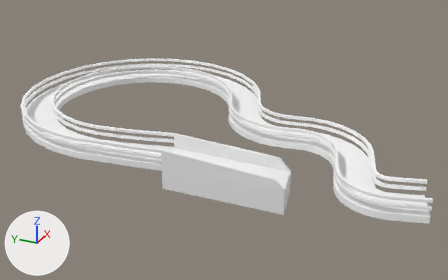
The FBX model resources/pinball_ramp.fbx as it was, and as the next commit left it.
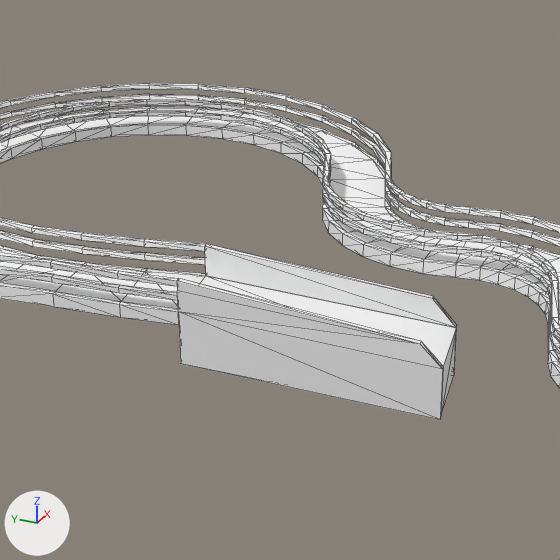
Old and new are each drawn whole from a 50 mm lens placed at (-31.78, -11.99, 14.4), pointed at (-2.47, 1.2, -0.25) and again close up on the part from 18% to 76% of the width and 7% to 100% of the height. Lighting does not change. The marker at lower left points along +X, +Y and +Z. The last two pictures show the newer version. The close-ups show mesh edges as thin lines. Where no turn or scale is listed for an object, it has been applied to the vertices. Vertices at exactly the same position are counted once.

Before the edit, the objects in view are built like this:
```python
me_mesh = bpy.data.meshes.new('Mesh')
me_mesh.from_pydata(...)  # 1346 vertices, 2468 faces; spans x -6.9..6.9, y -17.1..6.9, z -2.7..0.9
me_mesh.materials.append(mat_material__21)  # white #ffffff
ob_circle008 = bpy.data.objects.new('Circle008', me_mesh)
ob_circle008.location = (-2.42, 6.41, 0.83)
```
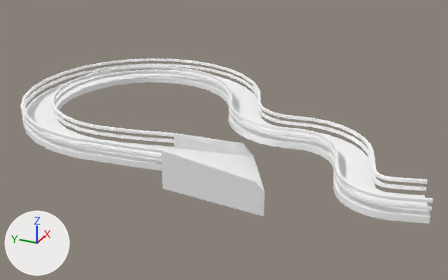
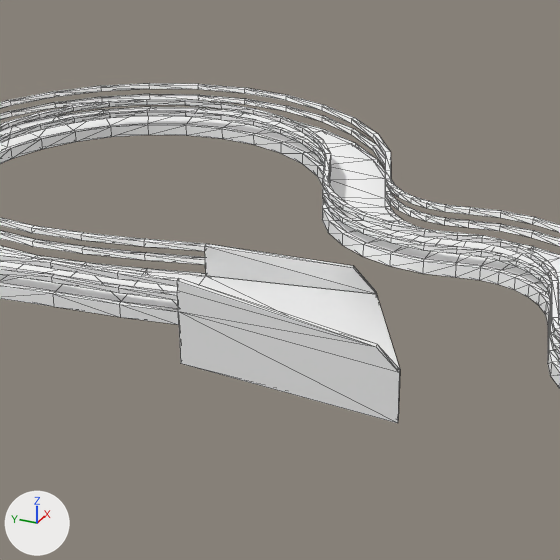
Commit message: Ramp Changes

Changed parts and their boxes [x1, y1, x2, y2] in the close-ups (560 x 560 px; the box of a moved part takes in the faces that stretch with it):
'Circle008', reshaped: before [0, 83, 560, 420]; after [0, 83, 560, 423]
part 1 of me_mesh, moved or reshaped: before [177, 276, 443, 420]; after [177, 276, 400, 423]
part 2 of me_mesh, moved or reshaped: before [205, 244, 455, 327]; after [205, 244, 376, 294]
part 3 of me_mesh, moved or reshaped: before [205, 246, 456, 415]; after [205, 246, 400, 369]
part 4 of me_mesh, moved or reshaped: before [436, 300, 457, 370]; after [356, 269, 377, 294]

The edits, one by one:
me_mesh has 1346 vertices, 2468 faces and spans x -6.9..6.9, y -17.1..6.9, z -2.7..0.9.
me_mesh is used by ob_circle008; location (-2.42, 6.41, 0.83).
me_mesh part 1: all 8 vertices in x -4.0..-3.7, y -10.2..-9.6, z -2.7..-0.7 are moved by (-0.6, 0.8, 0.0).
me_mesh part 2: all 2 vertices in x -1.9..-1.8, y -9.2, z -0.6 are moved by (0.8, 2.4, 0.0).
me_mesh part 3: all 4 vertices in x -1.7, y -9.8, z -2.7..-1.4 are moved by (0.9, 2.4, 0.0).
me_mesh part 4: all 2 vertices in x -1.6, y -9.7, z -2.7..-1.4 are moved by (0.9, 2.5, 0.0).
